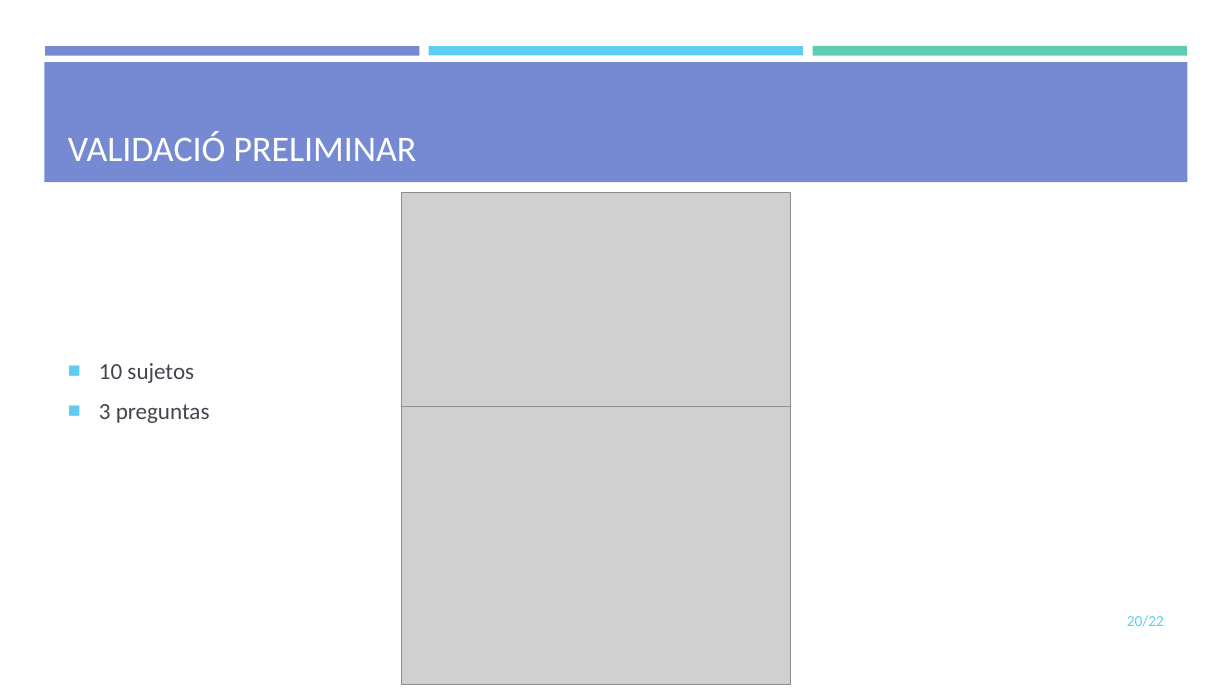
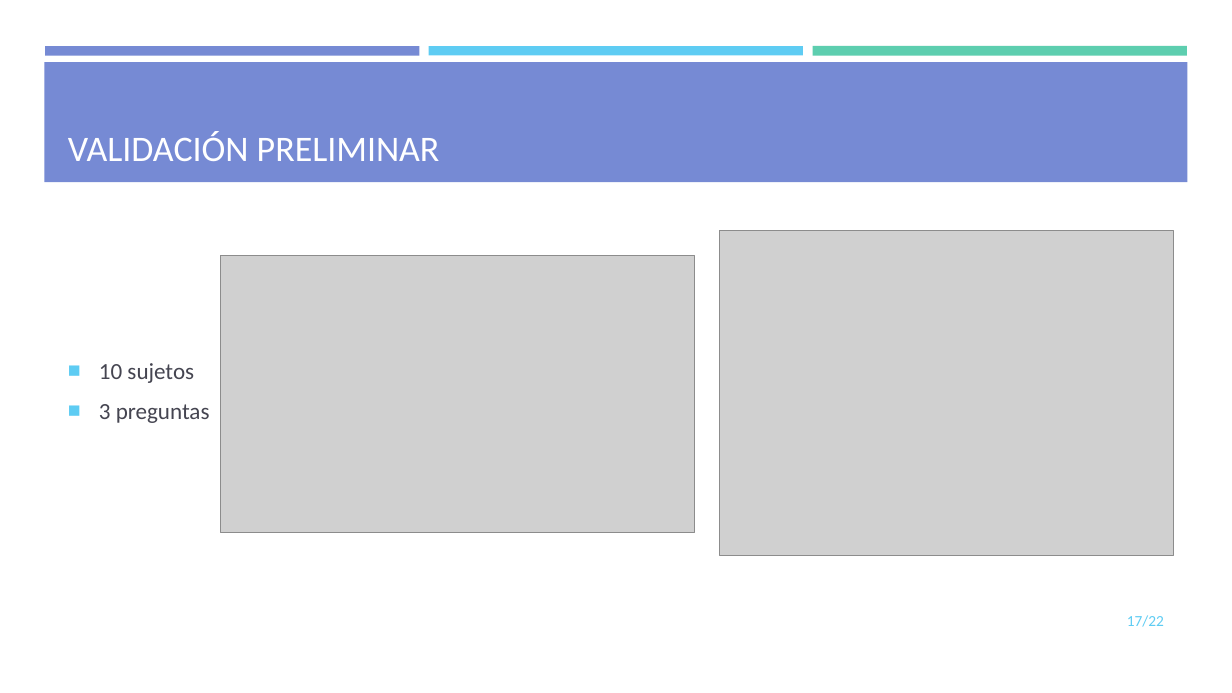
Before and after one commit to mdlunag/tfg, a slide deck: slide 17 of tfg_presentacio.pptx (slide 20 before the commit). Drawn at 1232x693 pixels with LibreOffice and Linux fonts; fonts in the diff are those of the drawing; grey boxes stand for pictures. Boxes give left, top, right and bottom in pixels: in the first picture for what was removed or moved away, otherwise in the second. Text is boxed around its words. In the diff, an @@ line names an element or a change of style, - is before the commit and + after.

```diff
--- a/tfg_presentacio.pptx
+++ b/tfg_presentacio.pptx
@@ title at bbox=[68, 131, 440, 161]: text changed @@
-VALIDACIÓ PRELIMINAR
+VALIDACIÓN PRELIMINAR
@@ picture: place and size @@
-picture at bbox=[402, 407, 791, 685]
+picture at bbox=[719, 231, 1173, 555]
@@ picture: place and size @@
-picture at bbox=[402, 192, 791, 406]
+picture at bbox=[220, 255, 695, 532]
@@ page number at bbox=[1127, 615, 1164, 627]: text changed @@
-20/22
+17/22
```
Also in this commit, not shown: 8 other slides changed, 7 slides added, 9 slides removed.
